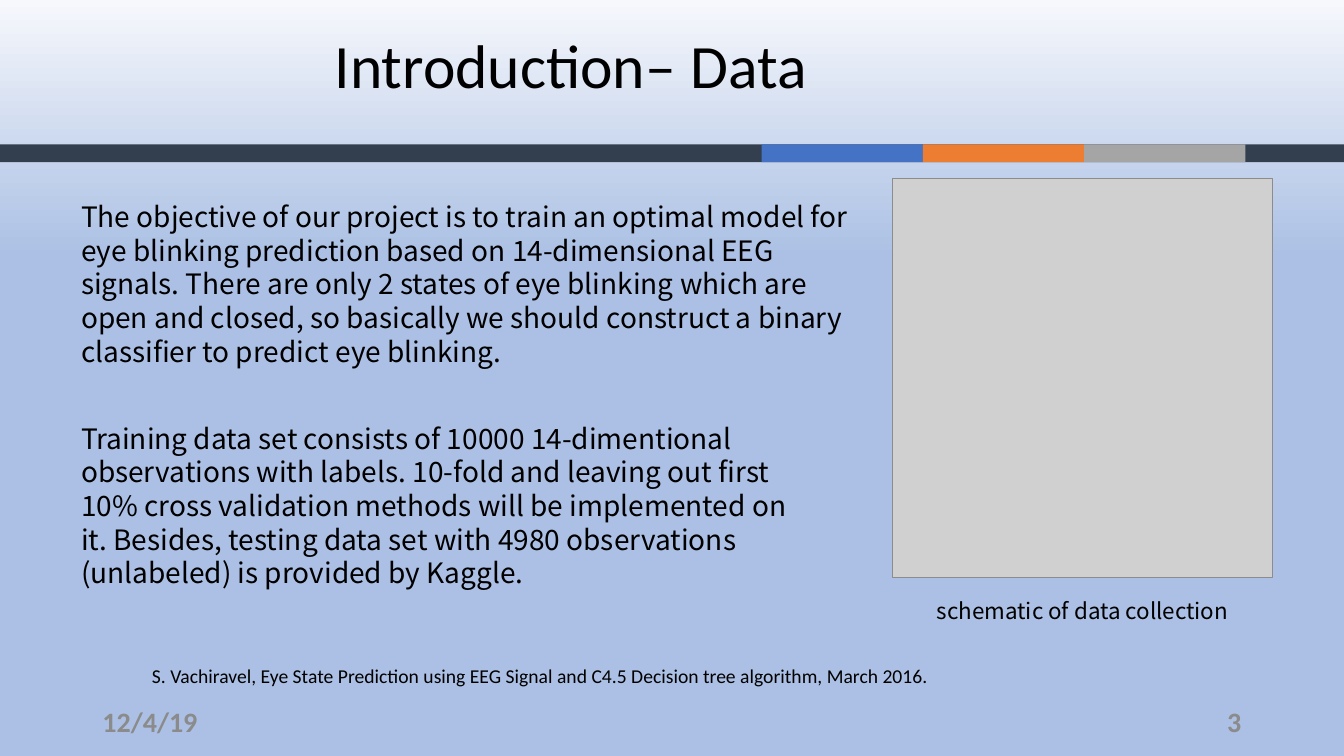
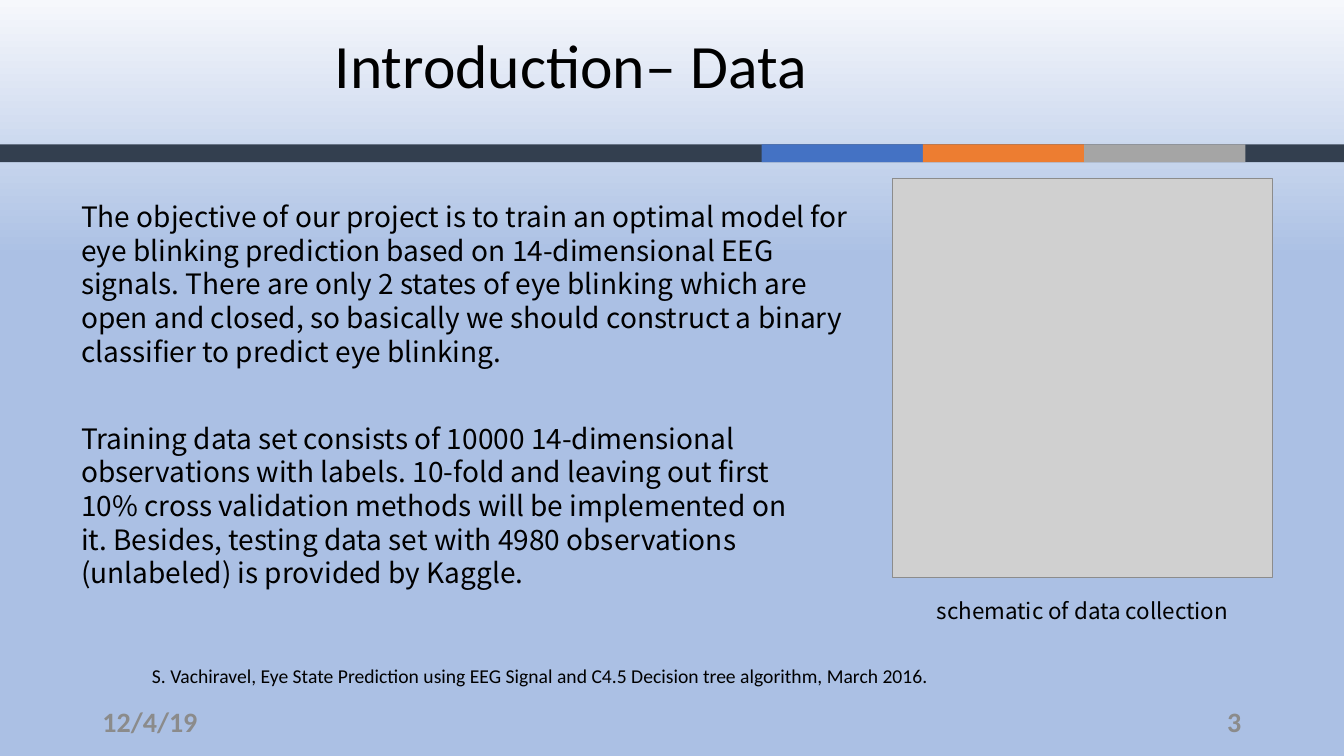
Before and after one commit to ZouYao0720/final-project-, a slide deck: slide 3 of final-presentation.pptx. Drawn at 1344x756 pixels with LibreOffice and Linux fonts; fonts in the diff are those of the drawing; grey boxes stand for pictures; background and template pictures are left out. Boxes give left, top, right and bottom in pixels: in the first picture for what was removed or moved away, otherwise in the second. Text is boxed around its words. In the diff, an @@ line names an element or a change of style, - is before the commit and + after.

Commit message:
modify dimentional to dimensional

```diff
--- a/final-presentation.pptx
+++ b/final-presentation.pptx
@@ text at [81, 426, 786, 590]: text changed @@
-Training data set consists of 10000 14-dimentional observations with labels. 10-fold and leaving out first 10% cross validation methods will be implemented on it. Besides, testing data set with 4980 observations (unlabeled) is provided by Kaggle.
+Training data set consists of 10000 14-dimensional observations with labels. 10-fold and leaving out first 10% cross validation methods will be implemented on it. Besides, testing data set with 4980 observations (unlabeled) is provided by Kaggle.
```
Also in this commit, not shown: 2 other slides changed.
